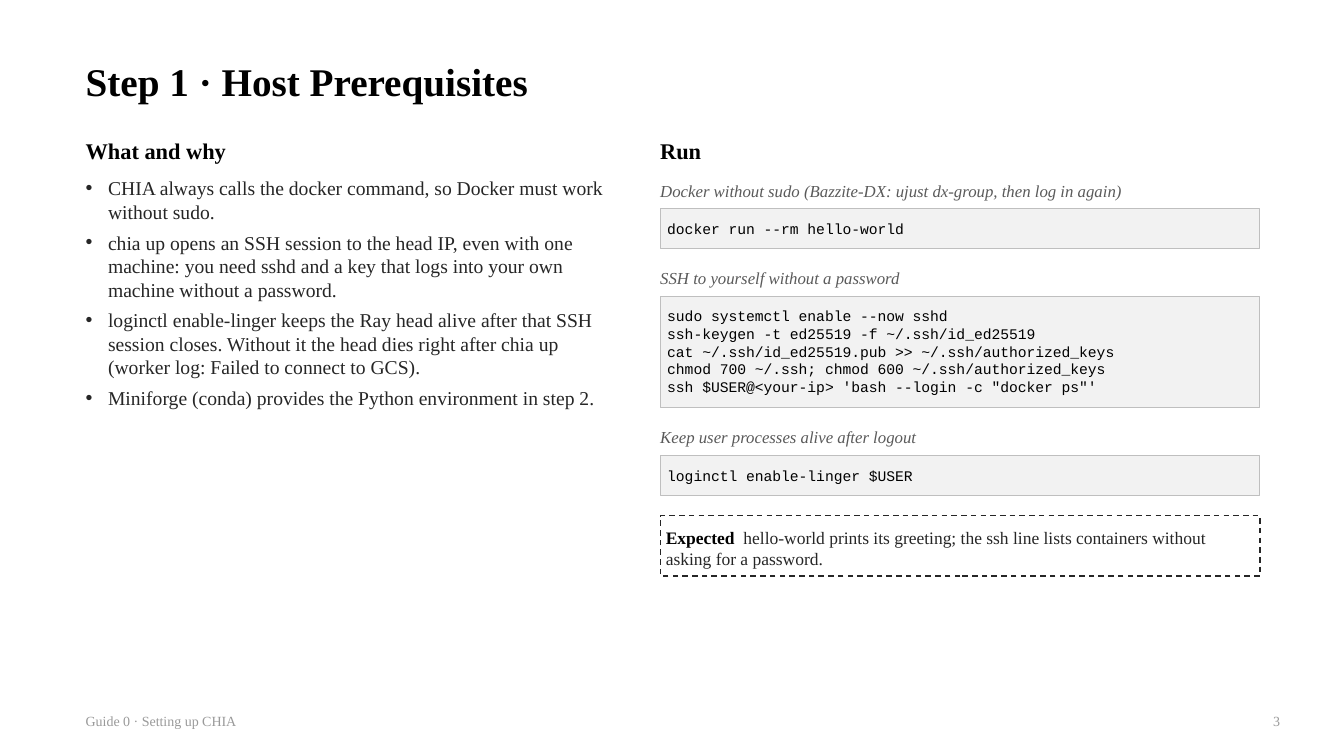
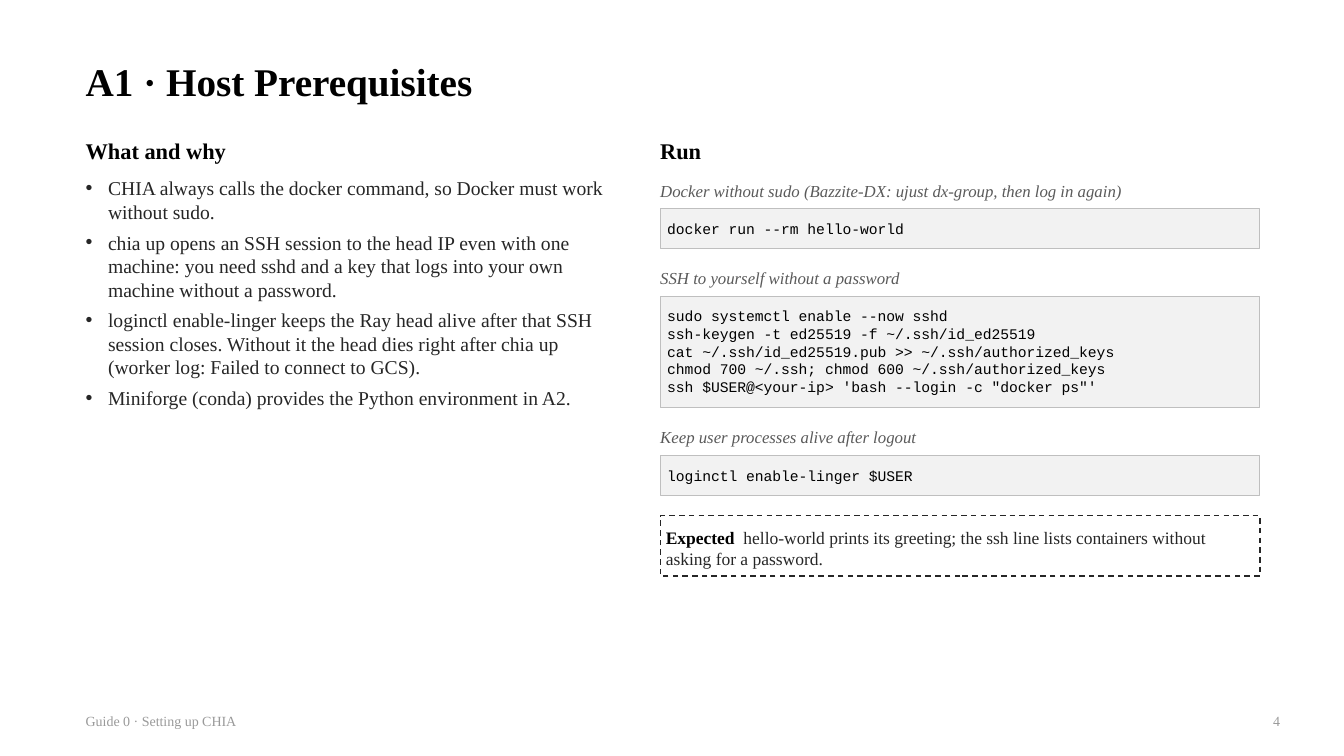
Before and after one commit to chipchip-tech/CHIA-workflow, a slide deck: slide 4 of projects/demo-alu/report/guides/0_Setup.pptx (slide 3 before the commit). Drawn at 1344x756 pixels with LibreOffice and Linux fonts; fonts in the diff are those of the drawing. Boxes give left, top, right and bottom in pixels: in the first picture for what was removed or moved away, otherwise in the second. Text is boxed around its words. In the diff, an @@ line names an element or a change of style, - is before the commit and + after.

```diff
--- a/projects/demo-alu/report/guides/0_Setup.pptx
+++ b/projects/demo-alu/report/guides/0_Setup.pptx
@@ text at (x1=86, y1=69, x2=472, y2=103): text changed @@
-Step 1 · Host Prerequisites
+A1 · Host Prerequisites
@@ text at (x1=108, y1=236, x2=569, y2=302): text changed @@
-• chia up opens an SSH session to the head IP, even with one machine: you need sshd and a key that logs into your own machine without a password.
+• chia up opens an SSH session to the head IP even with one machine: you need sshd and a key that logs into your own machine without a password.
@@ text at (x1=108, y1=391, x2=571, y2=410): text changed @@
-• Miniforge (conda) provides the Python environment in step 2.
+• Miniforge (conda) provides the Python environment in A2.
@@ text at (x1=1273, y1=717, x2=1280, y2=726): text changed @@
-3
+4
```
Also in this commit, not shown: 6 other slides changed, 6 slides added, 4 slides removed, 4 other files.
